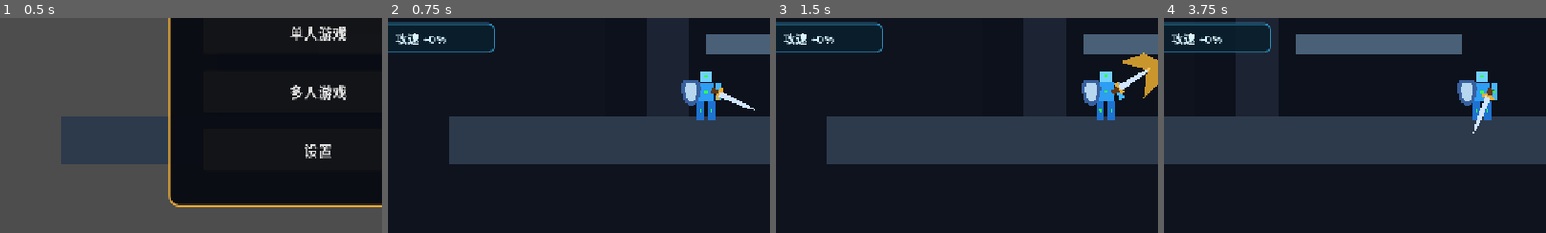
Above: before the commit, frames 1-4 (left to right).
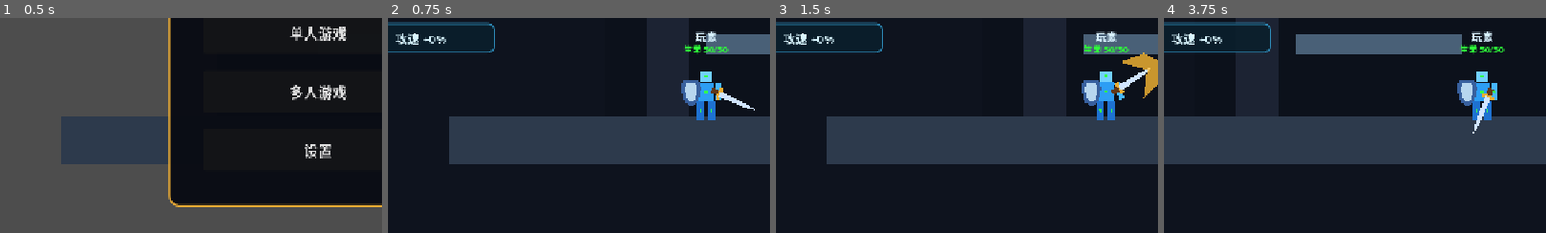
Above: after the commit, the same moments.

Repository: gaoyiyankami/holidaygame
Game: Godot game, scene res://scenes/main/main.tscn
The game is run twice, just before and just after one commit, with the same random seed, the same clock (stepped at 60 frames per second) and the same inputs.
Inputs:
- Up to frame 1 (0.5 s): no input
- Up to frame 2 (0.75 s): click "单人游戏" at 0.5 s
- Up to frame 3 (1.5 s): hold D (move_right) from 1.28 s (still down); tap J (attack) at 1.35 s
- Up to frame 4 (3.75 s): tap Space (jump) at 1.52, 2.27 s; tap L (spell) at 1.55, 2.1, 3.05 s; tap J (attack) at 2.3, 2.85 s; release D (move_right) at 2.78 s; hold A (move_left) 2.78-3.5 s; click "攻击范围 +20% 剑击范围" at 3.5 s
The pictures show only the part of the screen within x 8-58%, y 42-92%; the shares and areas given below are measured in that part.

Frame 1 is identical in both runs. In frame 2, 0.5% of the frame differs, in the area x 77-90%, y 6-17%; in frame 3, 0.5%; in frame 4, 0.5%.

Commit message:
Reduce multiplayer latency and add player identity HUD

Diff:
--- a/scenes/main/main.tscn
+++ b/scenes/main/main.tscn
@@ -354,6 +354,17 @@
 theme_override_colors/font_color = Color(1, 0.82, 0.3, 1)
 theme_override_font_sizes/font_size = 18
 
+[node name="PingLabel" type="Label" parent="UI"]
+visible = false
+offset_left = 1080.0
+offset_top = 205.0
+offset_right = 1250.0
+offset_bottom = 235.0
+text = "延迟 -- ms"
+horizontal_alignment = 2
+theme_override_colors/font_color = Color(0.55, 0.9, 1, 1)
+theme_override_font_sizes/font_size = 18
+
 [node name="WaveLabel" type="Label" parent="UI"]
 offset_left = 1060.0
 offset_top = 28.0
@@ -385,6 +396,11 @@
 placeholder_text = "主机 IP，默认 127.0.0.1"
 text = "127.0.0.1"
 
+[node name="NameInput" type="LineEdit" parent="UI/NetworkPanel/VBox"]
+custom_minimum_size = Vector2(0, 55)
+placeholder_text = "多人游戏名字"
+text = "玩家"
+
 [node name="PortRow" type="HBoxContainer" parent="UI/NetworkPanel/VBox"]
 
 [node name="PortLabel" type="Label" parent="UI/NetworkPanel/VBox/PortRow"]
--- a/scenes/player/player.tscn
+++ b/scenes/player/player.tscn
@@ -83,3 +83,23 @@
 horizontal_alignment = 1
 theme_override_colors/font_color = Color(1, 0.78, 0.12, 1)
 theme_override_font_sizes/font_size = 22
+
+[node name="PlayerNameLabel" type="Label" parent="."]
+offset_left = -70.0
+offset_top = -112.0
+offset_right = 70.0
+offset_bottom = -88.0
+text = "玩家"
+horizontal_alignment = 1
+theme_override_colors/font_color = Color(0.85, 0.95, 1, 1)
+theme_override_font_sizes/font_size = 18
+
+[node name="PlayerHealthLabel" type="Label" parent="."]
+offset_left = -70.0
+offset_top = -91.0
+offset_right = 70.0
+offset_bottom = -69.0
+text = "生命 50/50"
+horizontal_alignment = 1
+theme_override_colors/font_color = Color(0.45, 1, 0.5, 1)
+theme_override_font_sizes/font_size = 15
--- a/scripts/main/main.gd
+++ b/scripts/main/main.gd
@@ -38,6 +38,8 @@
 var _offered_upgrades: Array[String] = []
 var _last_clash_time: Dictionary = {}
 var _last_regeneration_time: Dictionary = {}
+var _player_names: Dictionary = {}
+var _ping_timer: float = 0.0
 const UPGRADE_POOL := [
 	{"id": "attack", "title": "攻击力", "detail": "+1 伤害"},
 	{"id": "attack_speed", "title": "攻击速度", "detail": "+20% 攻速"},
@@ -66,6 +68,7 @@
 @onready var _health_button: Button = $UI/UpgradePanel/Margin/VBox/Choices/HealthButton
 @onready var _network_panel: PanelContainer = $UI/NetworkPanel
 @onready var _address_input: LineEdit = $UI/NetworkPanel/VBox/AddressInput
+@onready var _name_input: LineEdit = $UI/NetworkPanel/VBox/NameInput
 @onready var _port_input: SpinBox = $UI/NetworkPanel/VBox/PortRow/PortInput
 @onready var _host_button: Button = $UI/NetworkPanel/VBox/Buttons/HostButton
 @onready var _join_button: Button = $UI/NetworkPanel/VBox/Buttons/JoinButton
@@ -82,6 +85,20 @@
 @onready var _refresh_select: OptionButton = $UI/SettingsPanel/Margin/VBox/RefreshRow/RefreshSelect
 @onready var _apply_settings_button: Button = $UI/SettingsPanel/Margin/VBox/ApplyButton
 @onready var _settings_back_button: Button = $UI/SettingsPanel/Margin/VBox/BackButton
+@onready var _ping_label: Label = $UI/PingLabel
+
+
+func _process(delta: float) -> void:
+	if not _pvp_mode or not multiplayer.has_multiplayer_peer():
+		return
+	_ping_timer -= delta
+	if _ping_timer > 0.0:
+		return
+	_ping_timer = 1.0
+	if multiplayer.is_server():
+		_ping_label.text = "延迟 0 ms（主机）"
+	else:
+		_ping_server.rpc_id(1, Time.get_ticks_msec())
 
 
 func _ready() -> void:
@@ -238,6 +255,8 @@
 		return
 	multiplayer.multiplayer_peer = peer
 	_prepare_existing_player_for_network()
+	_player_names[1] = _selected_player_name()
+	_player.set_player_display_name(_player_names[1])
 	_network_players[1] = true
 	_pvp_kills[1] = 0
 	_network_status.text = "主机已开启，端口 %d（最多 8 人）" % port
@@ -278,6 +297,7 @@
 	_network_panel.visible = false
 	_set_game_active(true)
 	_set_pvp_mode(true)
+	_submit_player_name.rpc_id(1, _selected_player_name())
 
 
 func _is_dedicated_server() -> bool:
@@ -298,6 +318,7 @@
 		_current_enemy.set_physics_process(not enabled)
 	_wave_label.visible = not enabled
 	_pvp_score_label.visible = enabled
+	_ping_label.visible = enabled
 	for node in get_tree().get_nodes_in_group("player"):
 		(node as Player).set_pvp_enabled(enabled)
 	if enabled:
@@ -332,6 +353,7 @@
 		_spawn_network_player.rpc_id(peer_id, existing_id)
 	_spawn_network_player.rpc(peer_id)
 	_apply_multiplayer_map.rpc_id(peer_id, _multiplayer_map)
+	_sync_player_names.rpc_id(peer_id, _player_names)
 	for existing_id in _network_players:
 		var existing := get_node_or_null("Player_%d" % existing_id) as Player
 		if is_instance_valid(existing):
@@ -353,12 +375,54 @@
 	add_child(player)
 	player.configure_network_authority(peer_id)
 	player.set_pvp_enabled(_pvp_mode)
+	player.set_player_display_name(str(_player_names.get(peer_id, "玩家 %d" % peer_id)))
 	player.pvp_defeated.connect(_on_pvp_player_defeated)
 	_network_players[peer_id] = true
 	_pvp_kills[peer_id] = 0
 	if peer_id == multiplayer.get_unique_id():
 		_bind_local_player(player)
 	_network_status.text = "当前玩家：%d / 8" % _network_players.size()
+
+
+func _selected_player_name() -> String:
+	var chosen := _name_input.text.strip_edges()
+	if chosen.is_empty():
+		chosen = "玩家"
+	return chosen.left(18)
+
+
+@rpc("any_peer", "call_remote", "reliable")
+func _submit_player_name(display_name: String) -> void:
+	if not multiplayer.is_server():
+		return
+	var peer_id := multiplayer.get_remote_sender_id()
+	_player_names[peer_id] = display_name.strip_edges().left(18)
+	if str(_player_names[peer_id]).is_empty():
+		_player_names[peer_id] = "玩家 %d" % peer_id
+	_sync_player_names.rpc(_player_names)
+
+
+@rpc("authority", "call_local", "reliable")
+func _sync_player_names(names: Dictionary) -> void:
+	_player_names = names.duplicate()
+	for peer_id in _player_names:
+		var player := get_node_or_null("Player_%d" % peer_id) as Player
+		if is_instance_valid(player):
+			player.set_player_display_name(str(_player_names[peer_id]))
+
+
+@rpc("any_peer", "call_remote", "unreliable")
+func _ping_server(sent_msec: int) -> void:
+	if multiplayer.is_server():
+		_ping_reply.rpc_id(multiplayer.get_remote_sender_id(), sent_msec)
+
+
+@rpc("authority", "call_remote", "unreliable")
+func _ping_reply(sent_msec: int) -> void:
+	var latency := maxi(Time.get_ticks_msec() - sent_msec, 0)
+	_ping_label.text = "延迟 %d ms" % latency
+	_ping_label.modulate = Color(0.4, 1.0, 0.5) if latency < 80 \
+		else Color(1.0, 0.82, 0.25) if latency < 160 else Color(1.0, 0.3, 0.25)
 
 
 func request_pvp_damage(
@@ -579,6 +643,7 @@
 	if is_instance_valid(player):
 		player.queue_free()
 	_network_players.erase(peer_id)
+	_player_names.erase(peer_id)
 	_pvp_kills.erase(peer_id)
 	_update_pvp_scoreboard()
 	_network_status.text = "当前玩家：%d / 8" % _network_players.size()
@@ -760,7 +825,8 @@
 	var ids := _pvp_kills.keys()
 	ids.sort()
 	for peer_id in ids:
-		lines.append("玩家 %d：%d" % [peer_id, int(_pvp_kills[peer_id])])
+		var display_name := str(_player_names.get(peer_id, "玩家 %d" % peer_id))
+		lines.append("%s：%d" % [display_name, int(_pvp_kills[peer_id])])
 	_pvp_score_label.text = "\n".join(lines)
 
 
--- a/scripts/player/player.gd
+++ b/scripts/player/player.gd
@@ -104,6 +104,7 @@
 var _network_target_position: Vector2
 var _network_target_velocity: Vector2
 var _network_facing: float = 1.0
+var _network_send_timer: float = 0.0
 var _hit_targets: Dictionary = {}
 var _parts: Dictionary = {}
 var _sword_tween: Tween
@@ -120,6 +121,8 @@
 @onready var _shield: Node2D = $Visual/Shield
 @onready var _camera: Camera2D = $Camera2D
 @onready var _king_label: Label = $KingLabel
+@onready var _player_name_label: Label = $PlayerNameLabel
+@onready var _player_health_label: Label = $PlayerHealthLabel
 
 
 func _ready() -> void:
@@ -141,10 +144,11 @@
 func _physics_process(delta: float) -> void:
 	_animation_time += delta
 	if multiplayer.has_multiplayer_peer() and not is_multiplayer_authority():
+		var predicted_position := _network_target_position + _network_target_velocity * 0.045
 		if global_position.distance_to(_network_target_position) > 180.0:
 			global_position = _network_target_position
 		else:
-			global_position = global_position.lerp(_network_target_position, minf(delta * 22.0, 1.0))
+			global_position = global_position.lerp(predicted_position, minf(delta * 28.0, 1.0))
 		velocity = _network_target_velocity
 		_visual.scale.x = _network_facing
 		_animate_body_parts()
@@ -169,7 +173,9 @@
 			velocity.x = move_toward(velocity.x, 0.0, friction * delta)
 	move_and_slide()
 	_animate_body_parts()
-	if multiplayer.has_multiplayer_peer():
+	_network_send_timer -= delta
+	if multiplayer.has_multiplayer_peer() and _network_send_timer <= 0.0:
+		_network_send_timer = 1.0 / 30.0
 		_receive_network_state.rpc(
 			global_position,
 			velocity,
@@ -466,6 +472,14 @@
 
 func set_pvp_enabled(enabled: bool) -> void:
 	_pvp_enabled = enabled
+
+
+func set_player_display_name(display_name: String) -> void:
+	_player_name_label.text = display_name.left(18)
+
+
+func get_player_display_name() -> String:
+	return _player_name_label.text
 
 
 @rpc("any_peer", "call_local", "reliable")
@@ -991,7 +1005,7 @@
 	return true
 
 
-@rpc("authority", "call_remote", "reliable")
+@rpc("authority", "call_remote", "unreliable_ordered", 1)
 func _sync_combat_effect(action: String, step: int, kind: int, facing: float) -> void:
 	_visual.scale.x = facing
 	match action:
@@ -1225,6 +1239,11 @@
 		lines.append("%s %d/%d" % [part.display_name, part.health, part.max_health])
 	health_changed.emit(_health, max_health)
 	body_parts_changed.emit("  ".join(lines))
+	if is_instance_valid(_player_health_label):
+		_player_health_label.text = "生命 %d/%d" % [_health, max_health]
+		var ratio := float(_health) / maxf(float(max_health), 1.0)
+		_player_health_label.modulate = Color(0.4, 1.0, 0.45) if ratio > 0.5 \
+			else Color(1.0, 0.8, 0.25) if ratio > 0.2 else Color(1.0, 0.25, 0.2)
 
 
 func _play_sword_windup(step: int) -> void:
--- a/tests/network_host_test.gd
+++ b/tests/network_host_test.gd
@@ -22,6 +22,7 @@
 	var refresh_setting_applied := Engine.max_fps == 120
 	main.call("_show_start_menu")
 	main.call("_show_multiplayer_menu")
+	main.get_node("UI/NetworkPanel/VBox/NameInput").text = "测试主机"
 	var separate_network_page: bool = not main.get_node("UI/StartMenu").visible \
 		and main.get_node("UI/NetworkPanel").visible \
 		and not main.get_node("Player").visible
@@ -29,6 +30,9 @@
 	await get_tree().process_frame
 	var peer_ready := multiplayer.has_multiplayer_peer() and multiplayer.is_server()
 	var player_ready := main.has_node("Player_1")
+	await get_tree().process_frame
+	var ping_display_ready: bool = main.get_node("UI/PingLabel").visible \
+		and "主机" in main.get_node("UI/PingLabel").text
 	var pvp_map_ready: bool = main.get_node("PvPMap").visible \
 		and main.get_node_or_null("TrainingDummy") == null
 	var map_selector_ready: bool = main.get_node(
@@ -60,6 +64,11 @@
 	main.call("_spawn_network_player", 2)
 	var remote_player := main.get_node("Player_2") as Player
 	var host_player := main.get_node("Player_1") as Player
+	main.call("_sync_player_names", {1: "测试主机", 2: "测试玩家"})
+	var names_synced := host_player.get_player_display_name() == "测试主机" \
+		and remote_player.get_player_display_name() == "测试玩家"
+	var overhead_health_ready := "50/50" in host_player.get_node("PlayerHealthLabel").text \
+		and "50/50" in remote_player.get_node("PlayerHealthLabel").text
 	host_player.position = Vector2(500, 610)
 	remote_player.position = Vector2(580, 610)
 	host_player.get_node("Visual").scale.x = 1.0
@@ -76,6 +85,25 @@
 	main.request_pvp_damage(1, 2, "left_leg", 1, "melee")
 	await get_tree().process_frame
 	var pvp_damage_synced := remote_leg.health == leg_before - 1
+	var host_torso: BodyPart
+	for node in host_player.get_node("Visual/Parts").get_children():
+		var host_part := node as BodyPart
+		if host_part.part_id == "torso":
+			host_torso = host_part
+			break
+	host_player.set("_invincibility_timer", 0.0)
+	remote_player.call("_start_attack", 1)
+	remote_player.call("_begin_active_attack")
+	var host_health_before := host_torso.health
+	host_player.set("_attack_phase", 0)
+	main.request_pvp_damage(2, 1, "torso", 1, "melee")
+	var mutual_damage_works := host_torso.health < host_health_before \
+		and remote_leg.health == leg_before - 1
+	var independent_health_labels := str(host_player.get_health()) in host_player.get_node(
+		"PlayerHealthLabel"
+	).text and str(remote_player.get_health()) in remote_player.get_node(
+		"PlayerHealthLabel"
+	).text
 	var green_dot := remote_leg.get_status_color().g > remote_leg.get_status_color().r
 	var remote_torso: BodyPart
 	for node in remote_player.get_node("Visual/Parts").get_children():
@@ -160,7 +188,7 @@
 	var eight_kills_wins := main.is_pvp_round_ending() \
 		and host_player.get_node("KingLabel").visible
 	var world_visible_after_start: bool = main.get_node("Player_1").visible
-	print("Network host test: menu=%s clean_menu=%s settings=%s port=%s hidden=%s page=%s peer=%s player=%s map=%s selector=%s large=%s hall_off=%s  …(162 unchanged characters)…
+	print("Network host test: menu=%s clean_menu=%s settings=%s port=%s hidden=%s page=%s peer=%s player=%s ping=%s names=%s overhead=%s mutual=%s map=%s selector=%s large=%s hall_off=%s  …(162 unchanged characters)…
 		menu_visible,
 		no_world_on_menu,
 		settings_page_ready and refresh_setting_applied,
@@ -169,6 +197,10 @@
 		separate_network_page,
 		peer_ready,
 		player_ready,
+		ping_display_ready,
+		names_synced,
+		overhead_health_ready and independent_health_labels,
+		mutual_damage_works,
 		pvp_map_ready,
 		map_selector_ready,
 		arena_is_large,
@@ -196,6 +228,8 @@
 		and settings_page_ready and refresh_setting_applied \
 		and port_available and world_hidden_before_start \
 		and separate_network_page and peer_ready and player_ready and pvp_map_ready \
+		and ping_display_ready and names_synced and overhead_health_ready \
+		and mutual_damage_works and independent_health_labels \
 		and map_selector_ready and arena_is_large and hall_hidden_in_arena \
 		and hall_collisions_disabled and arena_collisions_enabled \
 		and hall_switch_clean and traps_removed \
Not shown, changed: README.md
